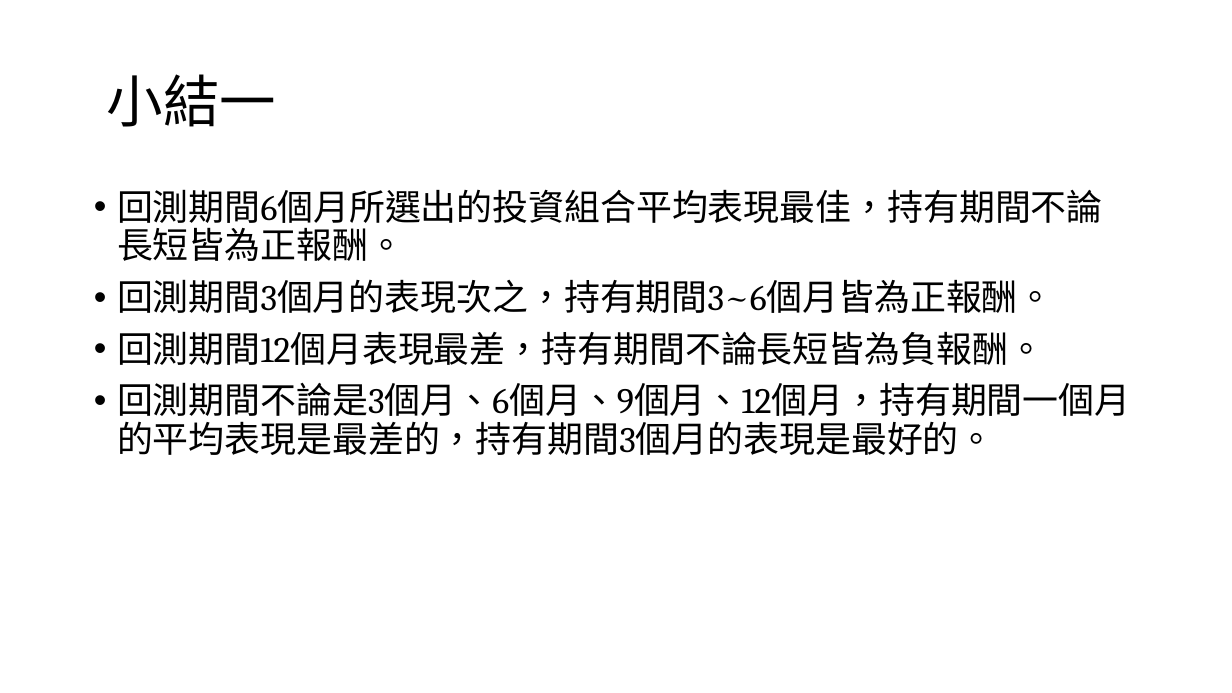
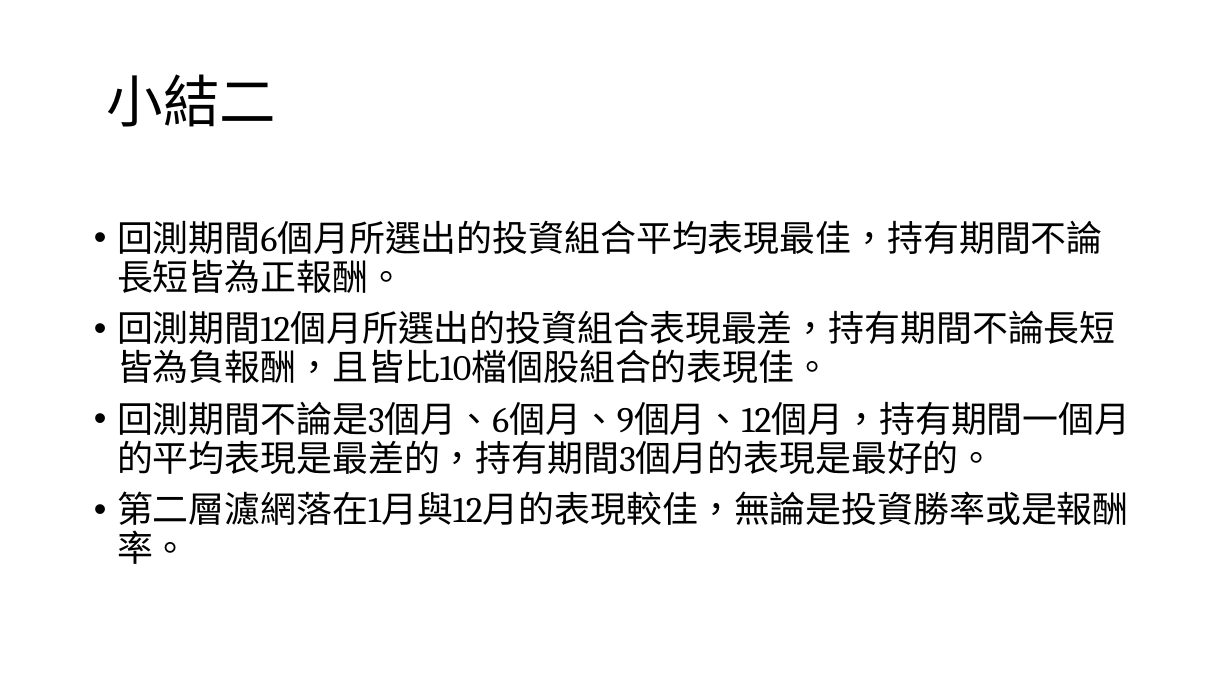
Before and after one commit to Garlylin/data, a slide deck: slide 15 of 強勢股vs.pptx (slide 8 before the commit). Drawn at 1232x693 pixels with LibreOffice and Linux fonts; fonts in the diff are those of the drawing. Boxes give left, top, right and bottom in pixels: in the first picture for what was removed or moved away, otherwise in the second. Text is boxed around its words. In the diff, an @@ line names an element or a change of style, - is before the commit and + after.

```diff
--- a/強勢股vs.pptx
+++ b/強勢股vs.pptx
@@ title at box(107, 74, 276, 127): text changed @@
-小結一
+小結二
@@ text "回測期間6個月所選出的投資組合平均表現最佳，持有期間不論長短皆為正報酬。": place and size @@
-text "回測期間6個月所選出的投資組合平均表現最佳，持有期間不論長短皆為正報酬。" at box(117, 189, 1130, 455)
+text "回測期間6個月所選出的投資組合平均表現最佳，持有期間不論長短皆為正報酬。" at box(117, 220, 1130, 564)
@@ text at box(117, 310, 1116, 383): text changed @@
-• 回測期間3個月的表現次之，持有期間3~6個月皆為正報酬。
-• 回測期間12個月表現最差，持有期間不論長短皆為負報酬。
+• 回測期間12個月所選出的投資組合表現最差，持有期間不論長短皆為負報酬，且皆比10檔個股組合的表現佳。
@@ text at box(117, 491, 1129, 564): paragraph added @@
+• 第二層濾網落在1月與12月的表現較佳，無論是投資勝率或是報酬率。
```
Also in this commit, not shown: 3 other slides changed, 7 slides added, 1 slide removed, 5 other files.
